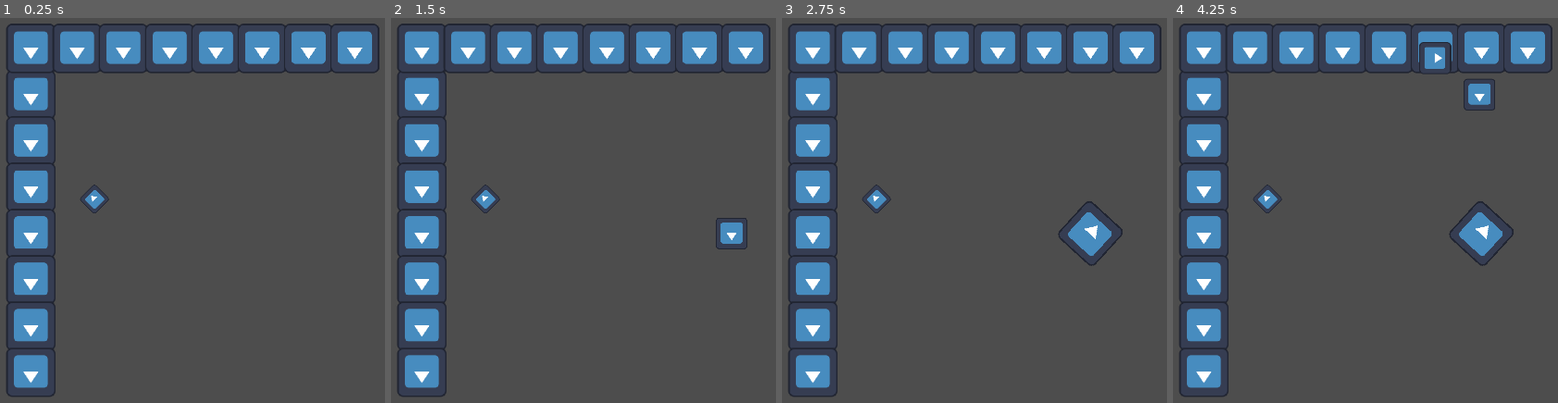
Above: before the commit, frames 1-4 (left to right).
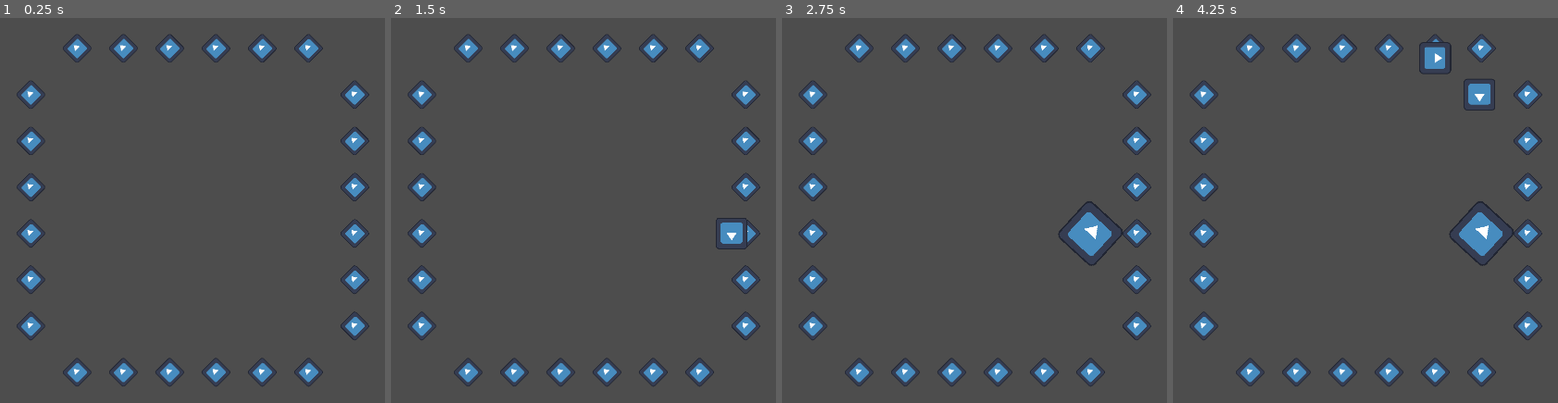
Above: after the commit, the same moments.

Repository: Jotlane/Warehouse-Robot-Game
Game: Godot game, scene res://Scenes/game_manager.tscn
Two runs of this game, one before a commit and one after it. Both use one fixed random seed, a clock stepped at 60 frames per second and the inputs below. The engine's default icon, where the game draws it, is replaced by a stand-in: a white triangle on a blue panel in a dark square.
Inputs (mouse positions are in pixels of both pictures, inside the frame that each line leads up to):
- Up to frame 1 (0.25 s): no input
- Up to frame 2 (1.5 s): tap Enter at 0.5 s; move the mouse to (outside the picture) at 0.52 s; press the mouse at (outside the picture) at 0.53 s; move the mouse to (737, 233) at 1.27 s; release the mouse at (737, 233) at 1.28 s; click (737, 233) at 1.35 s
- Up to frame 3 (2.75 s): move the mouse to (1136, 233) at 2.02 s; press the mouse at (1136, 233) at 2.03 s
- Up to frame 4 (4.25 s): tap Space at 2.75 s; move the mouse to (1461, 299) at 2.77 s; release the mouse at (1461, 299) at 2.78 s; click (1461, 299) at 2.85 s; move the mouse to (outside the picture) at 3.52 s; press the mouse at (outside the picture) at 3.53 s

The runs differ from the first frame. In frame 1, 16% of the frame differs, in the area x 1-99%, y 1-99%; in frame 2, 16%; in frame 3, 16%; in frame 4, 15%.

Commit message:
added the finish points and made it work

Diff:
--- a/Scenes/finish_point.tscn
+++ b/Scenes/finish_point.tscn
@@ -13,7 +13,7 @@
 texture = ExtResource("1_eqp27")
 
 [node name="FinishPointArea" type="Area2D" parent="." unique_id=373074289]
-collision_layer = 12
+collision_layer = 0
 collision_mask = 0
 
 [node name="FinishPointCollisionShape" type="CollisionShape2D" parent="FinishPointArea" unique_id=1449424475]
--- a/Scenes/game_manager.tscn
+++ b/Scenes/game_manager.tscn
@@ -12,11 +12,9 @@
 grid_scene = ExtResource("3_sq00h")
 grid_position_offset = Vector2(200, 110)
 robot_scene = ExtResource("4_mmt5l")
+finish_point_scene = ExtResource("5_fgdfb")
 
 [node name="SpawnTimer" type="Timer" parent="." unique_id=745342297]
 autostart = true
 
-[node name="FinishPoint" parent="." unique_id=1582533133 instance=ExtResource("5_fgdfb")]
-position = Vector2(365, 501)
-
 [connection signal="timeout" from="SpawnTimer" to="." method="_on_spawn_timer_timeout"]
--- a/Scripts/game_manager.gd
+++ b/Scripts/game_manager.gd
@@ -11,6 +11,8 @@
 @export var grid_scene:PackedScene
 @export var grid_position_offset:Vector2
 @export var robot_scene:PackedScene
+@export var finish_point_scene:PackedScene
+
 var grid_obstacles:Array[int] = []
 var grid_instance
 var lanes:Array[LaneStatus] = []
@@ -33,16 +35,27 @@
 
 	Singleton.crash_occurred.connect(_crash_occurred)
 
-	for i in range(Singleton.num_rows):
-		var instance = dummy_scene.instantiate()
-		instance.position = Vector2(0,i*Singleton.grid_size)
-		grid_instance.add_child(instance)
+	#for i in range(Singleton.num_rows):
+		#var instance = dummy_scene.instantiate()
+		#instance.position = Vector2(0,i*Singleton.grid_size)
+		#grid_instance.add_child(instance)
+		#
+	#for j in range(Singleton.num_columns):
+		#var instance = dummy_scene.instantiate()
+		#instance.position = Vector2(j*Singleton.grid_size,0)
+		#grid_instance.add_child(instance)
 
-	for j in range(Singleton.num_columns):
-		var instance = dummy_scene.instantiate()
-		instance.position = Vector2(j*Singleton.grid_size,0)
-		grid_instance.add_child(instance)
-
+	for i in range((Singleton.num_columns-1)*2+(Singleton.num_rows-1)*2):
+		if (i != 0 and i != Singleton.num_columns-1 and i != Singleton.num_columns -1 + Singleton.num_rows-1 and i != Singleton.num_columns -1 + Singleton.num_rows-1+Singleton.num_columns -1):
+			var finish_point_instance = finish_point_scene.instantiate()
+			var spawner_grid = Singleton.array_to_spawner_grid(i)
+			if (spawner_grid.x == 0 or spawner_grid.y == 0):
+				finish_point_instance.get_node("FinishPointArea").set_collision_layer_value(3,true)
+			elif(spawner_grid.x == Singleton.num_columns -1 or spawner_grid.y == Singleton.num_rows -1):
+				finish_point_instance.get_node("FinishPointArea").set_collision_layer_value(4,true)
+			else: print("Error: Cannot set finish point collision area")
+			finish_point_instance.position = Singleton.grid_index_to_position(Singleton.array_to_spawner_grid(i))
+			grid_instance.add_child(finish_point_instance)
 
 # Called every frame. 'delta' is the elapsed time since the previous frame.
 func _process(delta: float) -> void:
@@ -82,9 +95,11 @@
 		robot_instance.direction = Singleton.get_travel_direction(spawner_selected)
 		if (robot_instance.direction == Vector2.DOWN or robot_instance.direction == Vector2.RIGHT):
 			robot_instance.get_node("RobotCrashArea").set_collision_mask_value(4,true)
+			robot_instance.set_heading_right(true)
 			#If I am heading right, I will reach the one on the right
 		elif (robot_instance.direction == Vector2.UP or robot_instance.direction == Vector2.LEFT):
 			robot_instance.get_node("RobotCrashArea").set_collision_mask_value(3,true)
+			robot_instance.set_heading_right(false)
 			#If I am heading left, I will reach the one on the left
 		grid_instance.add_child(robot_instance)
 
--- a/Scripts/robot.gd
+++ b/Scripts/robot.gd
@@ -4,6 +4,7 @@
 @export var speed_normal: float = 100
 var speed: float
 var is_stopped:bool = false
+var finish_mask:int
 
 # Called when the node enters the scene tree for the first time.
 func _ready() -> void:
@@ -17,6 +18,9 @@
 	if (!is_stopped):
 		position += direction * speed * delta
 
+func set_heading_right(right:bool):
+	if (right): finish_mask = 4
+	else: finish_mask = 3
 
 func _on_robot_click_area_input_event(viewport: Node, event: InputEvent, shape_idx: int) -> void:
 	if (event.is_action_pressed("left_click")):
@@ -28,7 +32,7 @@
 	print("area layer:", area.get_collision_layer())
 	if (area.get_collision_layer() & 2):
 		print("explode")
-	elif (area.get_collision_layer() & 3 or area.get_collision_layer() & 4):
+	elif (area.get_collision_layer() & finish_mask):
 		print("clear")
 	Singleton.crash_occurred.emit((position+area.get_parent().position)*0.5)
 	queue_free()
